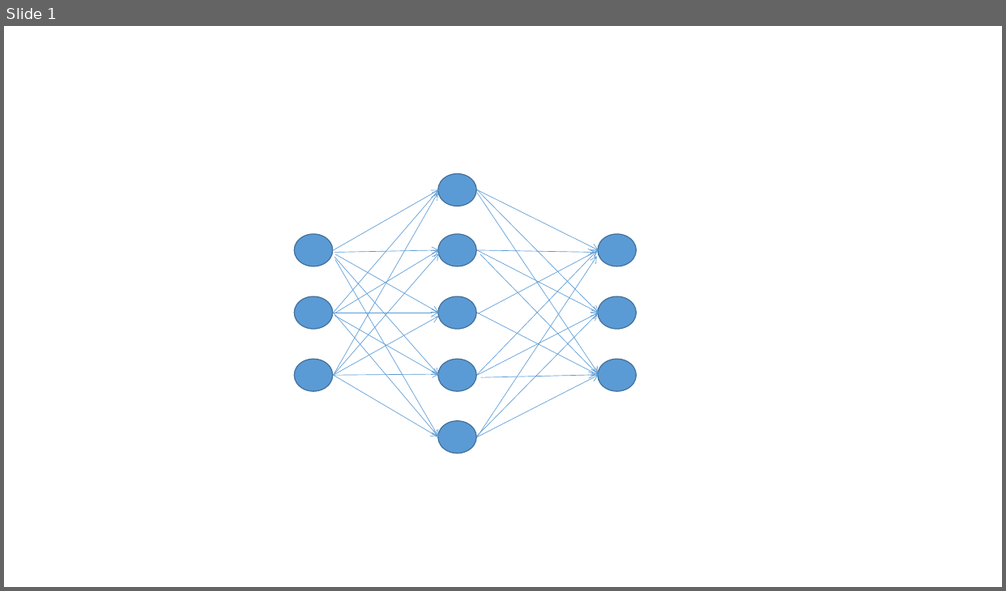
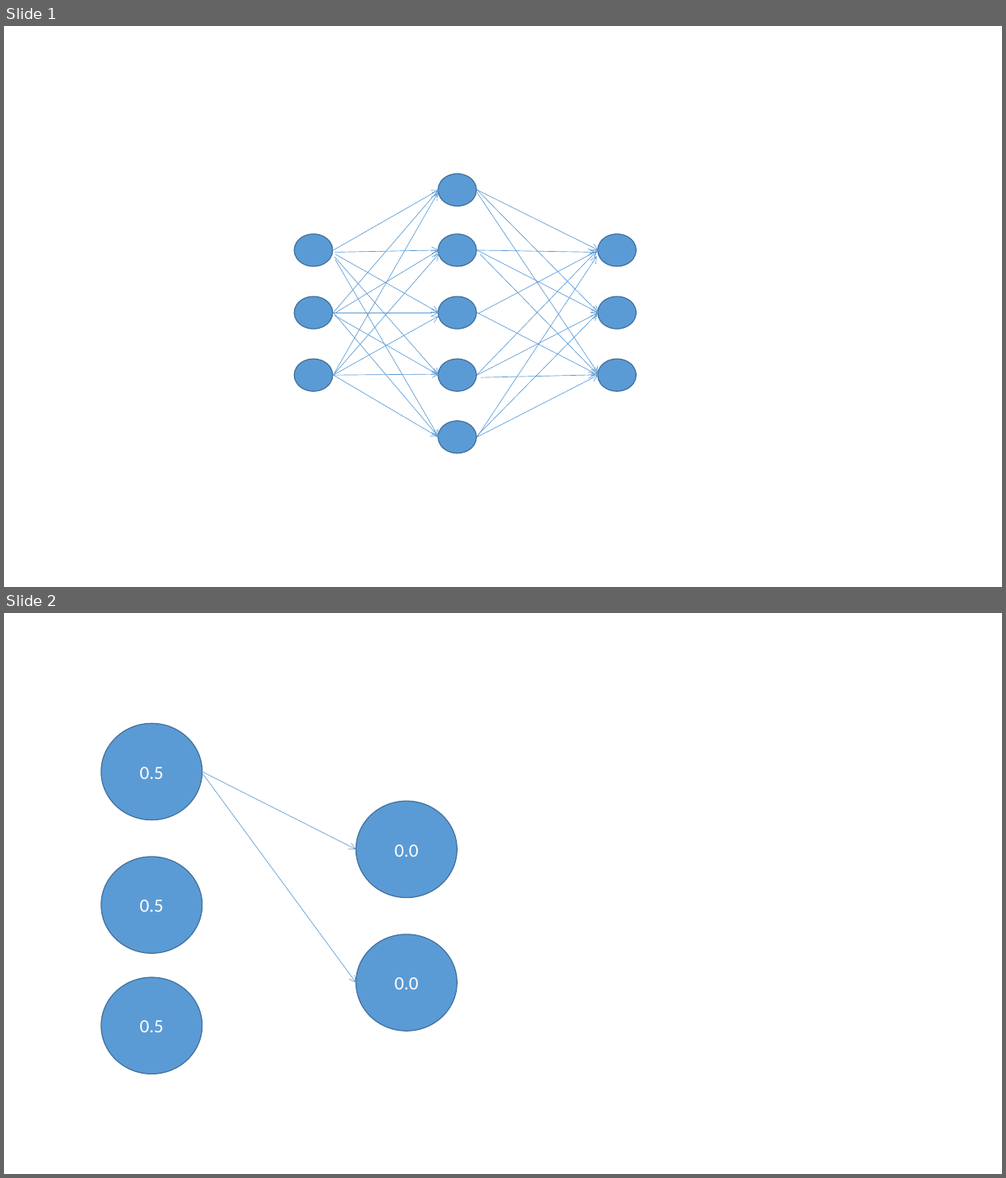
Before and after one commit to xylcbd/MiniDL, a slide deck: Doc/示例插图.pptx. Shown one above the other, each under a label of ours: slide 1 before the commit, slides 1 and 2 after it. The pictures are 1006x591 and 1006x1178 pixels, drawn with LibreOffice and Linux fonts; fonts in the diff are those of the drawing. Boxes give left, top, right and bottom in pixels: in the first picture for what was removed or moved away, otherwise in the second. Text is boxed around its words. In the diff, an @@ line names an element or a change of style, - is before the commit and + after.

```diff
--- a/Doc/示例插图.pptx
+++ b/Doc/示例插图.pptx
@@ slide 2 added at <box>4,613,1002,1174</box>, background #FFFFFF @@
@@ ellipse added at <box>101,724,202,820</box>, fill #5B9BD5, outline #43739E 1 pt, 18 pt, text #FFFFFF @@
+0.5
@@ arrow added from (202, 772) to (356, 850), #5B9BD5 0.5 pt @@
@@ arrow added from (203, 774) to (356, 983), #5B9BD5 0.5 pt @@
@@ ellipse added at <box>356,801,457,897</box>, fill #5B9BD5, outline #43739E 1 pt, 18 pt, text #FFFFFF @@
+0.0
@@ ellipse added at <box>101,857,202,954</box>, fill #5B9BD5, outline #43739E 1 pt, 18 pt, text #FFFFFF @@
+0.5
@@ ellipse added at <box>356,935,457,1032</box>, fill #5B9BD5, outline #43739E 1 pt, 18 pt, text #FFFFFF @@
+0.0
@@ ellipse added at <box>101,977,202,1074</box>, fill #5B9BD5, outline #43739E 1 pt, 18 pt, text #FFFFFF @@
+0.5
```
Also in this commit, not shown: 1 other slide added, 1 slide removed, 8 other files.
